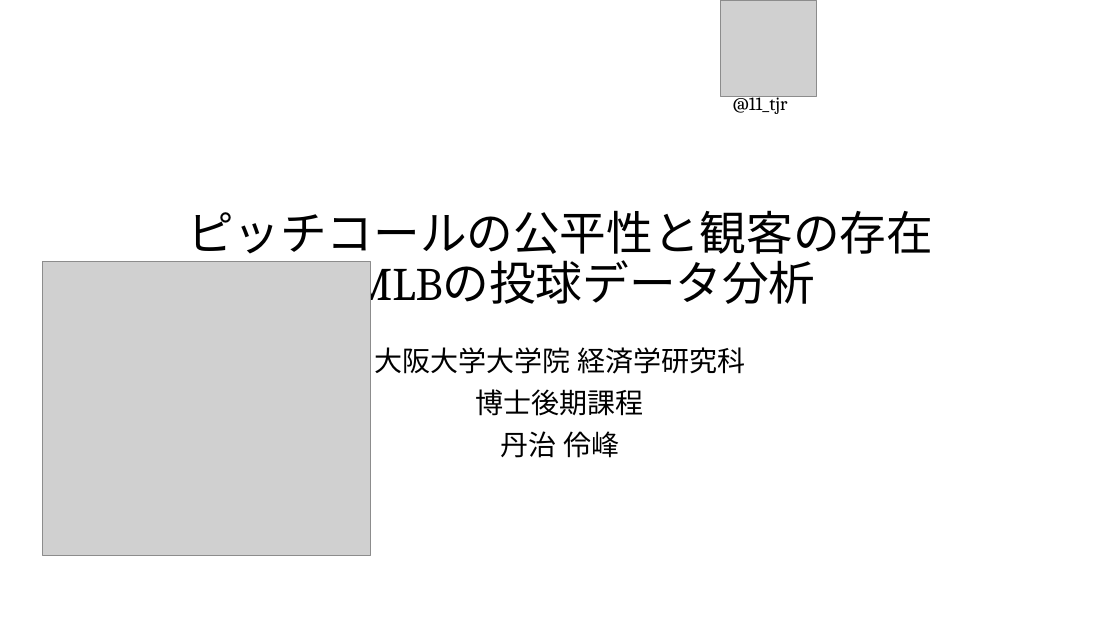
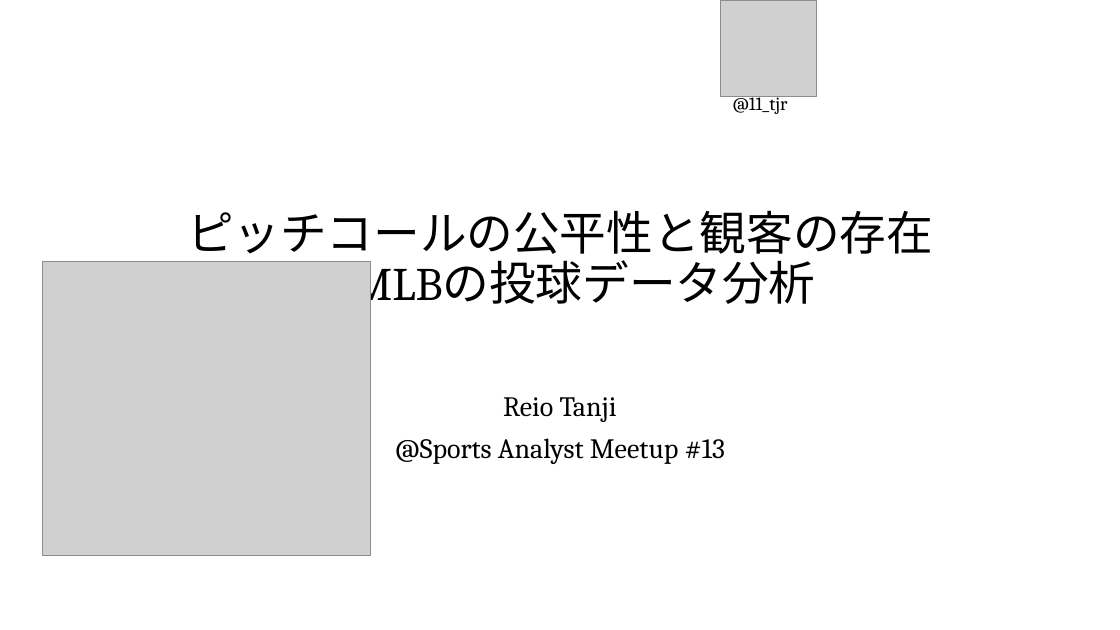
Before and after one commit to T-Reio/ballgame_analysis, a slide deck: slide 1 of slides/spoana13.pptx. Drawn at 1120x630 pixels with LibreOffice and Linux fonts; fonts in the diff are those of the drawing; grey boxes stand for pictures; background and template pictures are left out. Boxes give left, top, right and bottom in pixels: in the first picture for what was removed or moved away, otherwise in the second. Text is boxed around its words. In the diff, an @@ line names an element or a change of style, - is before the commit and + after.

```diff
--- a/slides/spoana13.pptx
+++ b/slides/spoana13.pptx
@@ subtitle at (395, 397, 725, 464): text changed @@
-大阪大学大学院 経済学研究科
-博士後期課程
-丹治 伶峰
+Reio Tanji
+@Sports Analyst Meetup #13
```
Also in this commit, not shown: 7 other slides changed.
